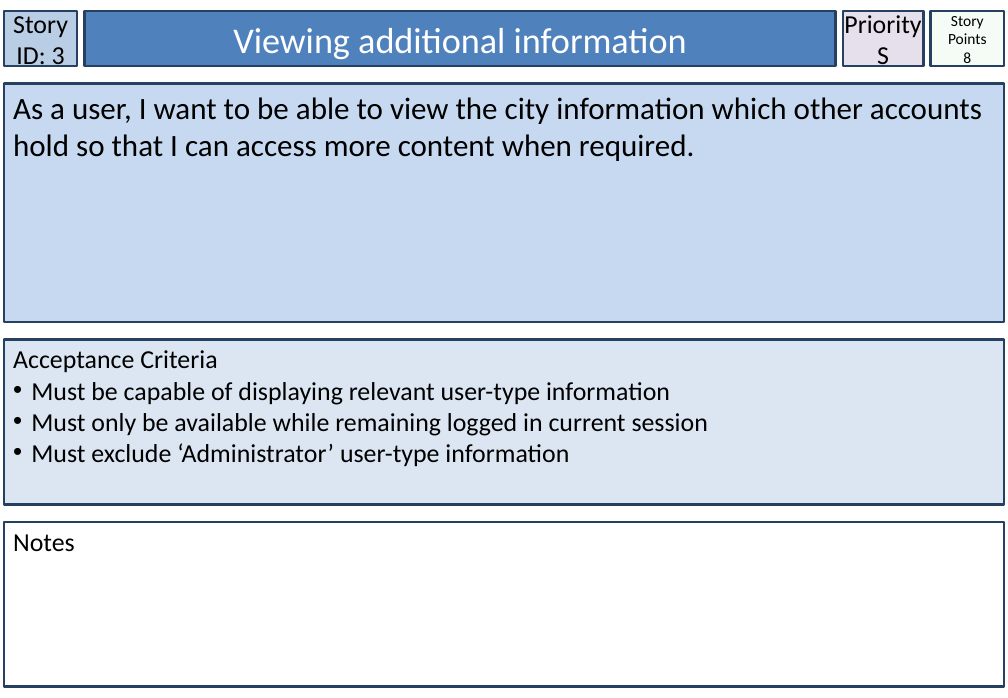
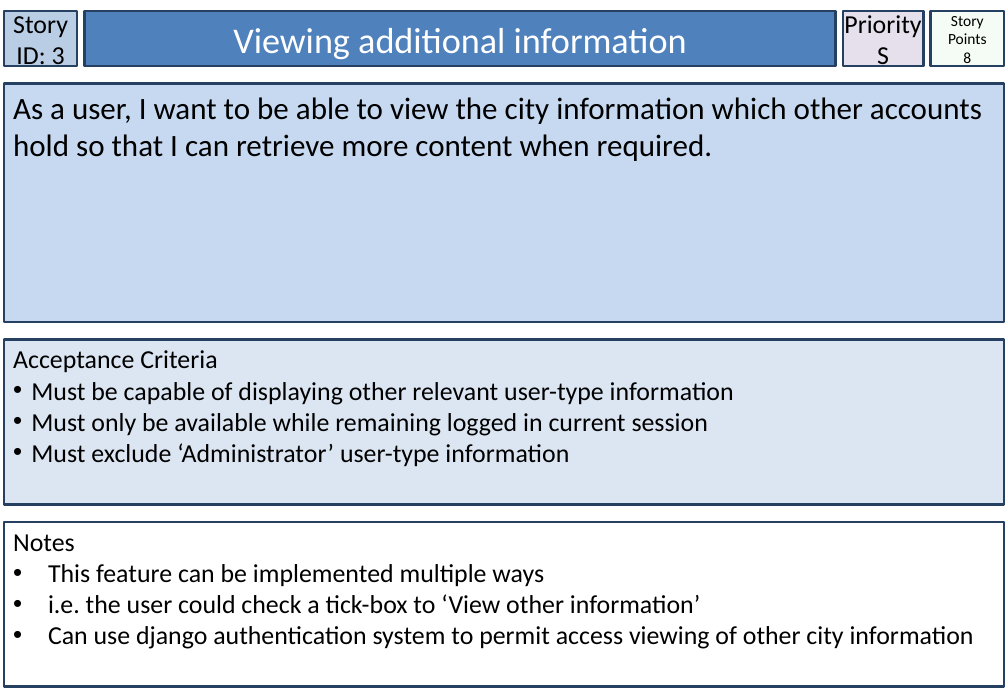
Before and after one commit to Nagarius/Phoenix, a slide deck: slide 4 of StoryCards_Smart_City_TeamPhoenix.pptx. Drawn at 1008x698 pixels with LibreOffice and Linux fonts; fonts in the diff are those of the drawing. Boxes give left, top, right and bottom in pixels: in the first picture for what was removed or moved away, otherwise in the second. Text is boxed around its words. In the diff, an @@ line names an element or a change of style, - is before the commit and + after.

```diff
--- a/StoryCards_Smart_City_TeamPhoenix.pptx
+++ b/StoryCards_Smart_City_TeamPhoenix.pptx
@@ text in rectangle at <box>13,97,982,161</box>: text changed @@
-As a user, I want to be able to view the city information which other accounts hold so that I can access more content when required.
+As a user, I want to be able to view the city information which other accounts hold so that I can retrieve more content when required.
@@ text in rectangle at <box>31,382,734,405</box>: text changed @@
-• Must be capable of displaying relevant user-type information
+• Must be capable of displaying other relevant user-type information
@@ text in rectangle at <box>48,564,974,649</box>: paragraphs added @@
+• This feature can be implemented multiple ways
+• i.e. the user could check a tick-box to ‘View other information’
+• Can use django authentication system to permit access viewing of other city information
```
Also in this commit, not shown: 29 other slides changed, 1 slide added.
